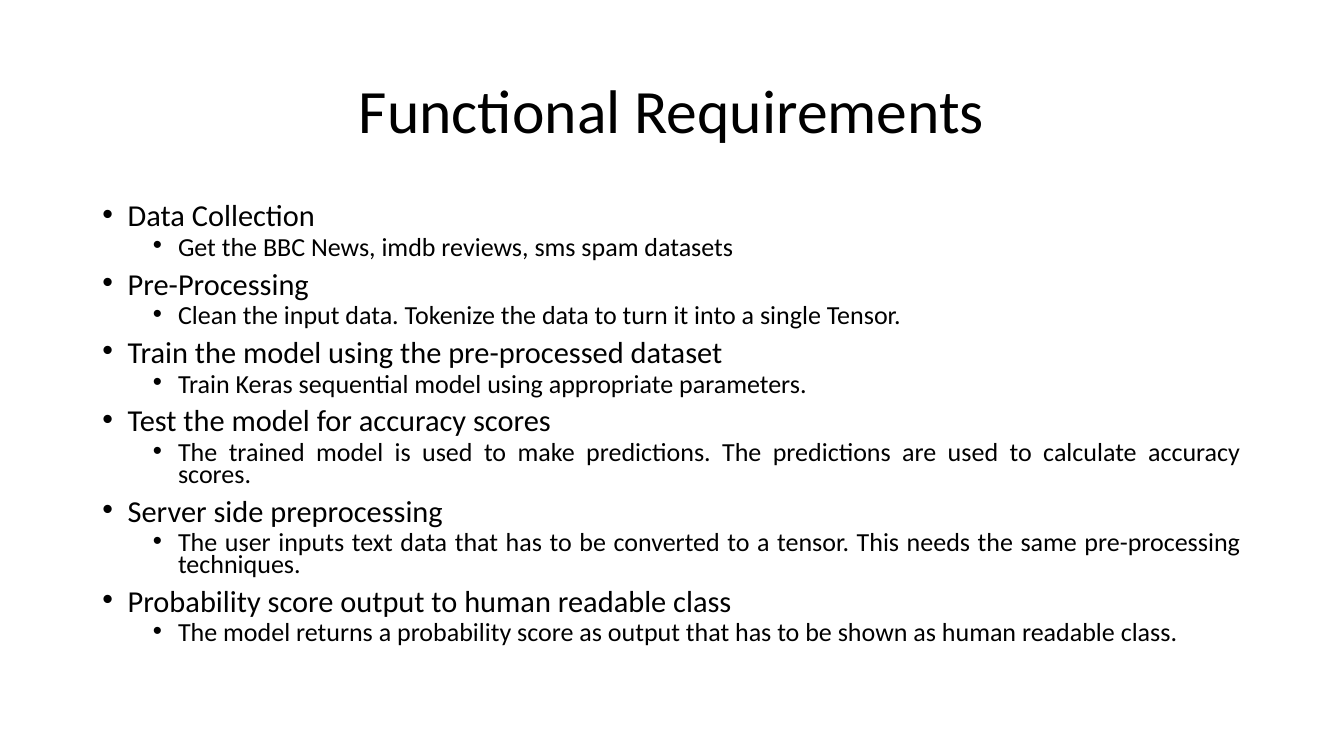
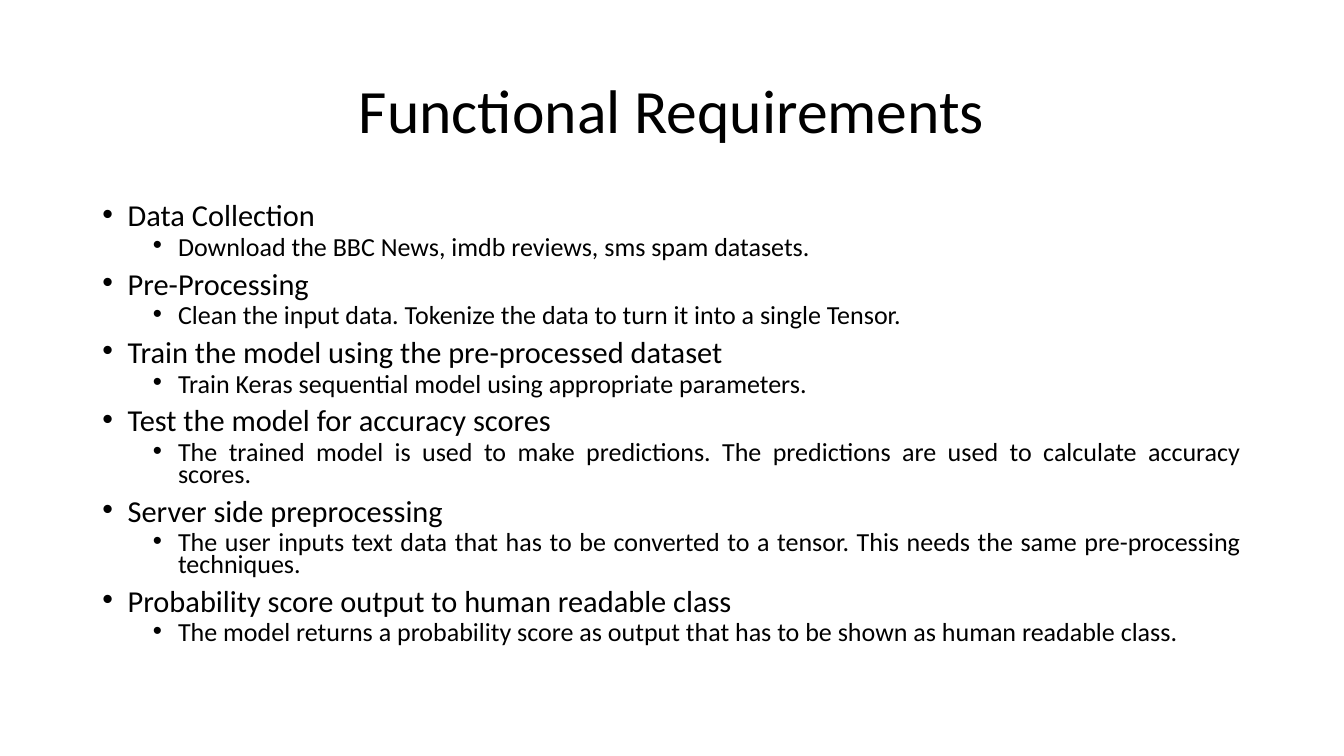
Before and after one commit to HarshaKy/text-classifier, a slide deck: slide 12 of docs/presentation/Presentation.pptx. Drawn at 1344x756 pixels with LibreOffice and Linux fonts; fonts in the diff are those of the drawing. Boxes give left, top, right and bottom in pixels: in the first picture for what was removed or moved away, otherwise in the second. Text is boxed around its words. In the diff, an @@ line names an element or a change of style, - is before the commit and + after.

```diff
--- a/docs/presentation/Presentation.pptx
+++ b/docs/presentation/Presentation.pptx
@@ text at [178,238,809,261]: text changed @@
-  • Get the BBC News, imdb reviews, sms spam datasets
+  • Download the BBC News, imdb reviews, sms spam datasets.
```
Also in this commit, not shown: 8 other slides changed, 3 other files.
